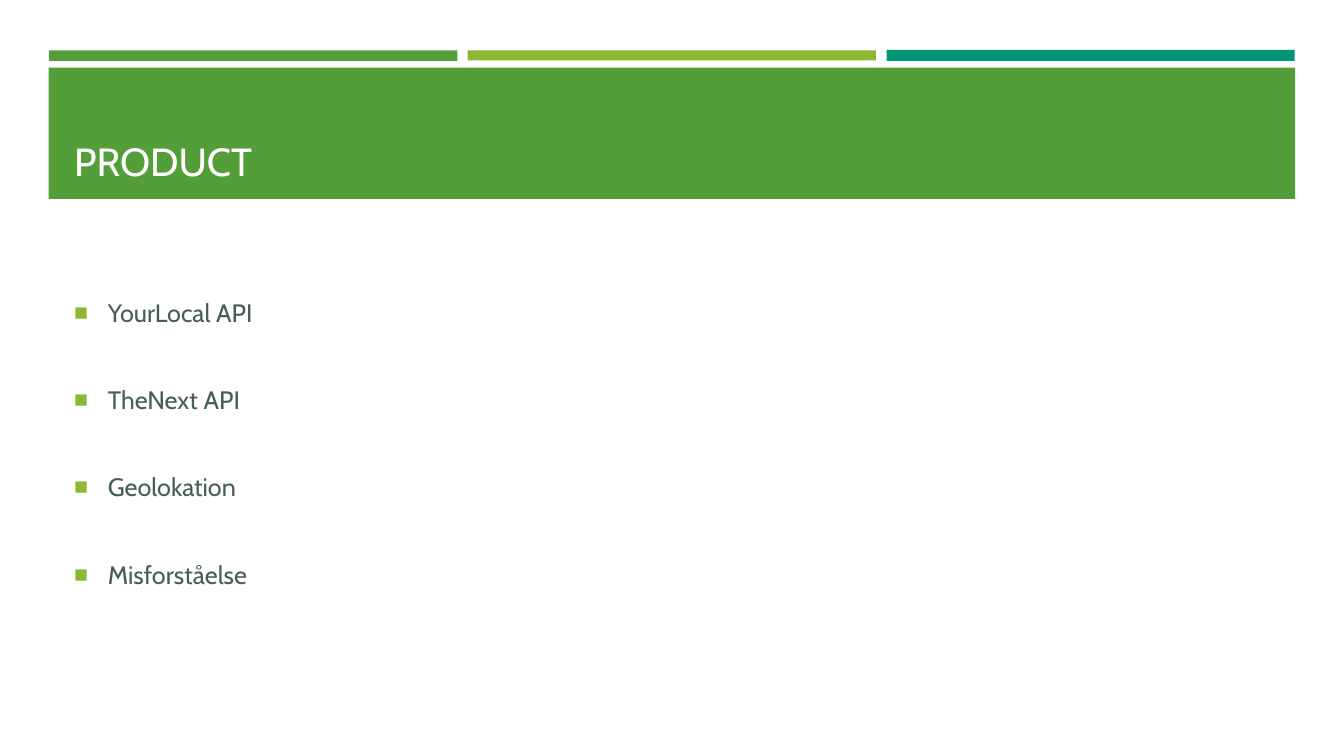
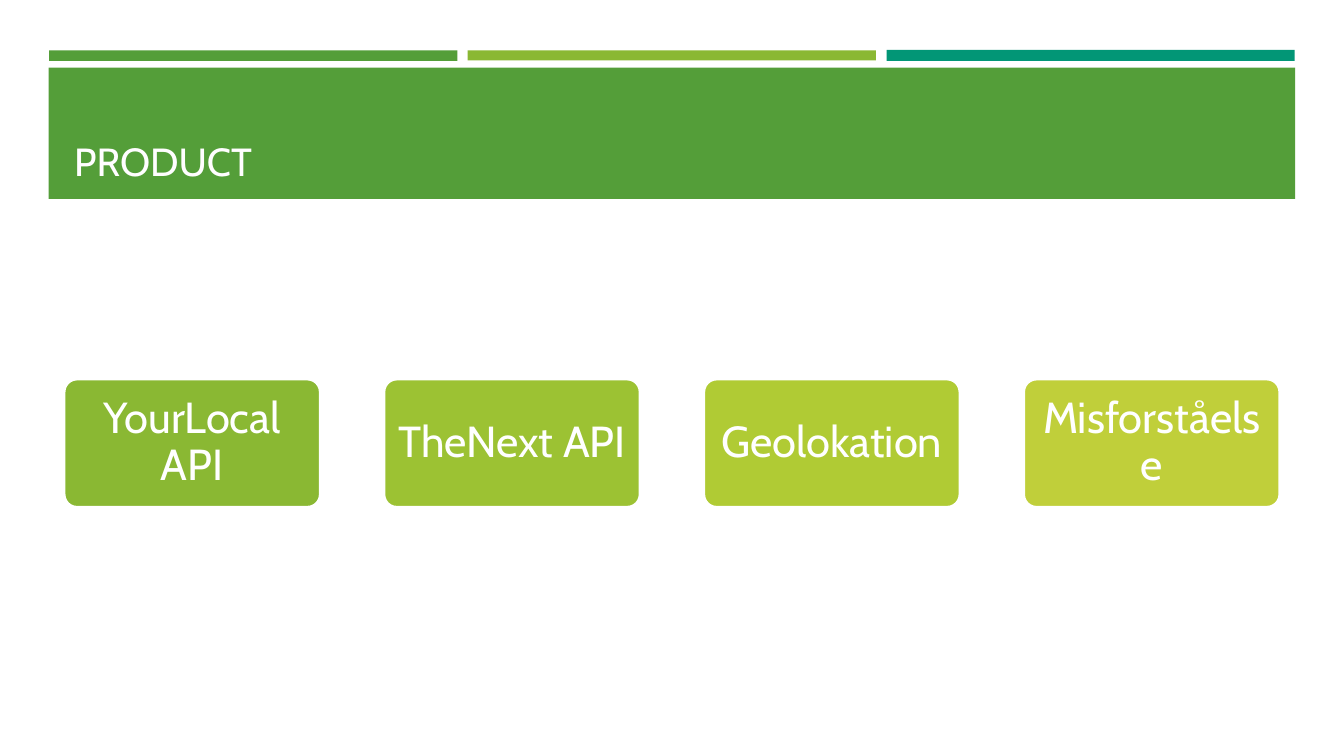
Before and after one commit to C-Strunge/3.SemesterSWD-Eksamen.Final, a slide deck: slide 4 of The Next præsentation.pptx. Drawn at 1344x756 pixels with LibreOffice and Linux fonts; fonts in the diff are those of the drawing. Boxes give left, top, right and bottom in pixels: in the first picture for what was removed or moved away, otherwise in the second. Text is boxed around its words. In the diff, an @@ line names an element or a change of style, - is before the commit and + after.

```diff
--- a/The Next præsentation.pptx
+++ b/The Next præsentation.pptx
@@ text removed at (108,303,252,585) @@
-■ YourLocal API
-■ TheNext API
-■ Geolokation
-■ Misforståelse
@@ group added at (65,379,1280,507): 4 rounded rectangles, 4 texts @@
+YourLocal API
+TheNext API
+Geolokation
+Misforståelse
```
Also in this commit, not shown: 5 other slides changed.
